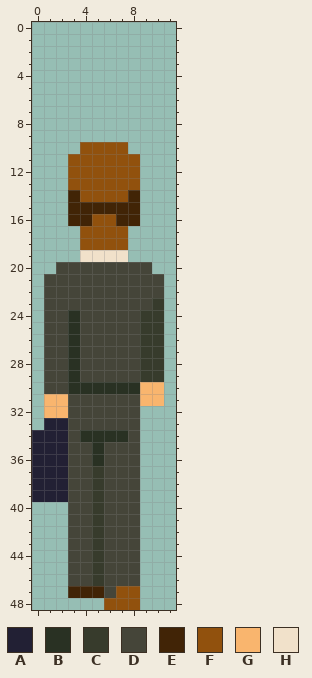
A pixel-art sprite gets an edit: assets/graphics/klient garnitur/klient garnitur4.png. The first picture shows the starting point.
The file is 36x147 pixels, drawn in blocks of 3x3; one block is one cell here.
Palette (. is transparent): A #222034  B #293123  C #373b2c  D #454539  E #412406  F #91510d  G #f9b56e  H #f1e1ca
After:
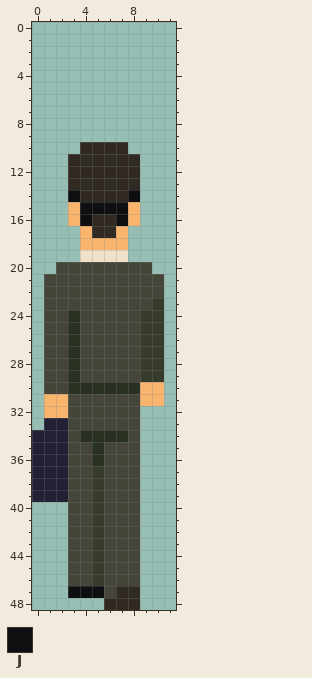
Colours new in this view: J #0f0f11
Changes in this commit:
Colour F changes from #91510d to #302a23.
Colour G replaces colour E in rows 15 to 16 at x 3 and 8.
Colour G replaces colour F in row 17 at x 4 and 7; in row 18 at x 4 to 7.
Colour J replaces colour E in row 14 at x 3 and 8; in row 15 at x 4 to 7; in row 16 at x 4 and 7; in row 47 at x 3 to 5.
Where, in picture pixels (left, top, right, bottom), the same in both pictures:
changed: (68, 142, 140, 250)
changed: (68, 586, 140, 610)
